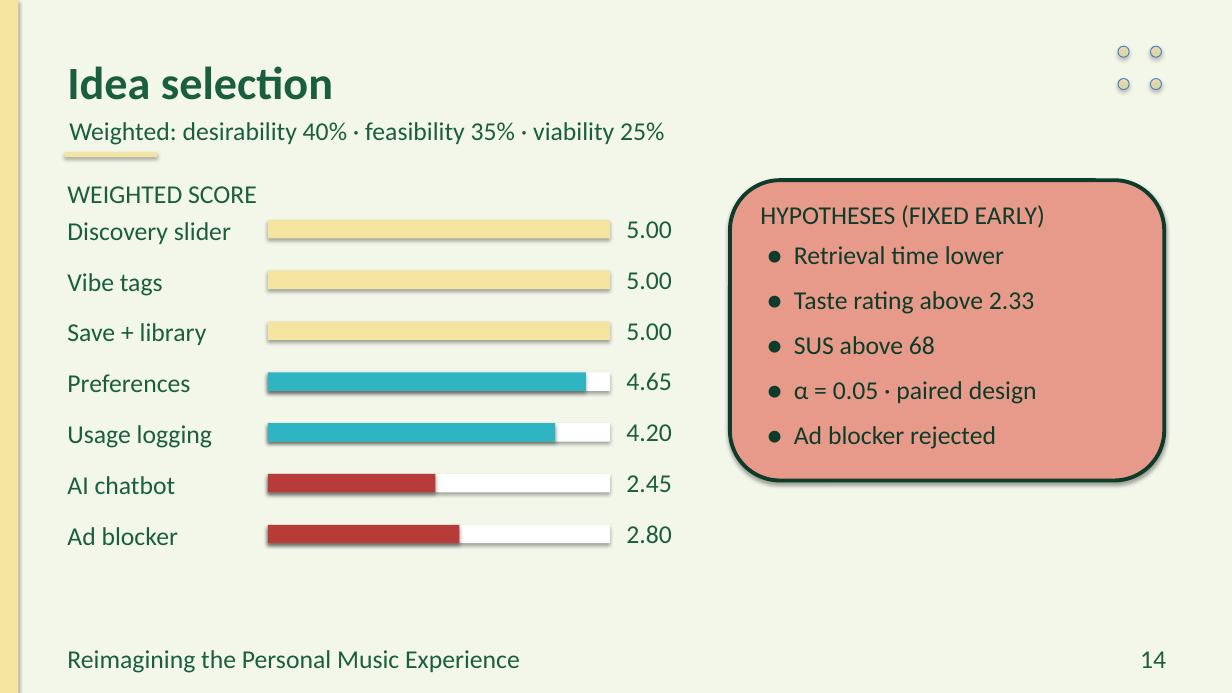
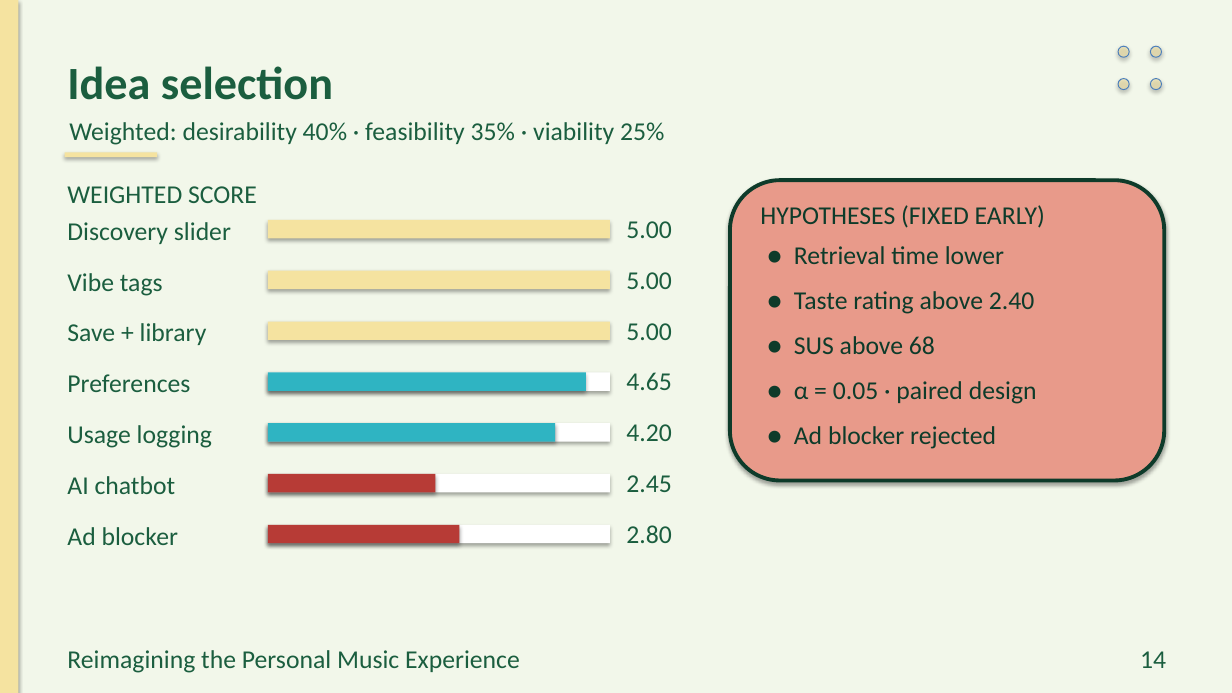
Before and after one commit to preet-kamdar/design-thinking-sem3, a slide deck: slide 14 of docs/Presentation.pptx. Drawn at 1232x693 pixels with LibreOffice and Linux fonts; fonts in the diff are those of the drawing. Boxes give left, top, right and bottom in pixels: in the first picture for what was removed or moved away, otherwise in the second. Text is boxed around its words. In the diff, an @@ line names an element or a change of style, - is before the commit and + after.

```diff
--- a/docs/Presentation.pptx
+++ b/docs/Presentation.pptx
@@ text at box(794, 291, 1034, 314): text changed @@
-● Taste rating above 2.33
+● Taste rating above 2.40
```
Also in this commit, not shown: 13 other slides changed, 17 other files.
